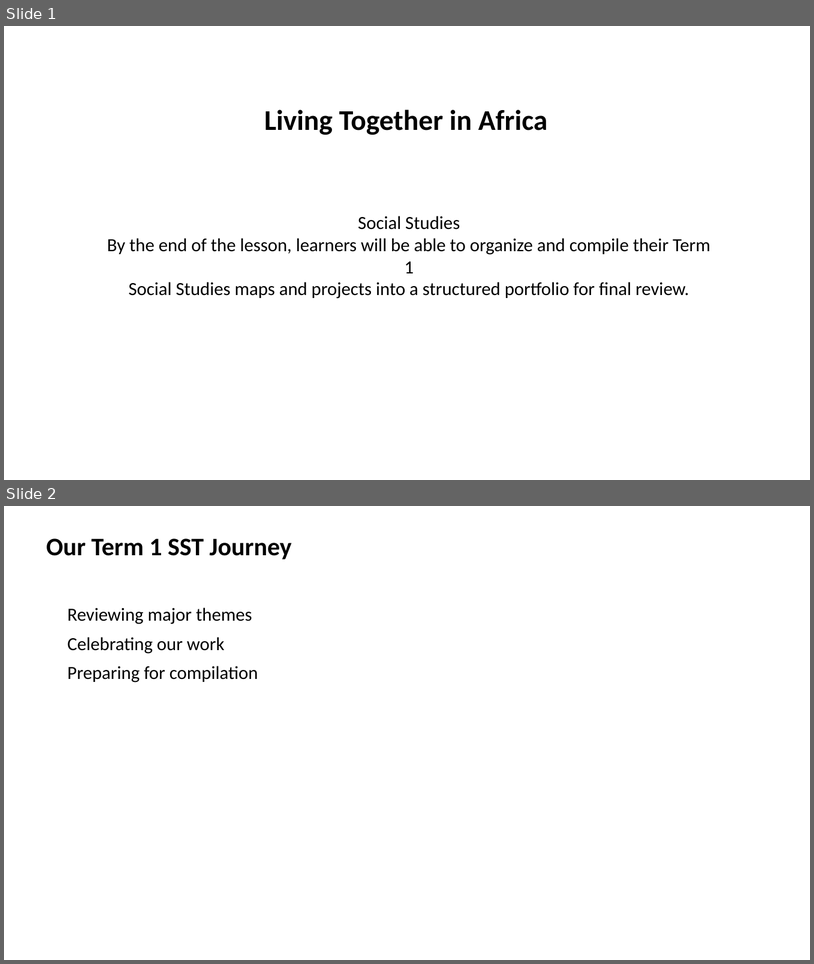
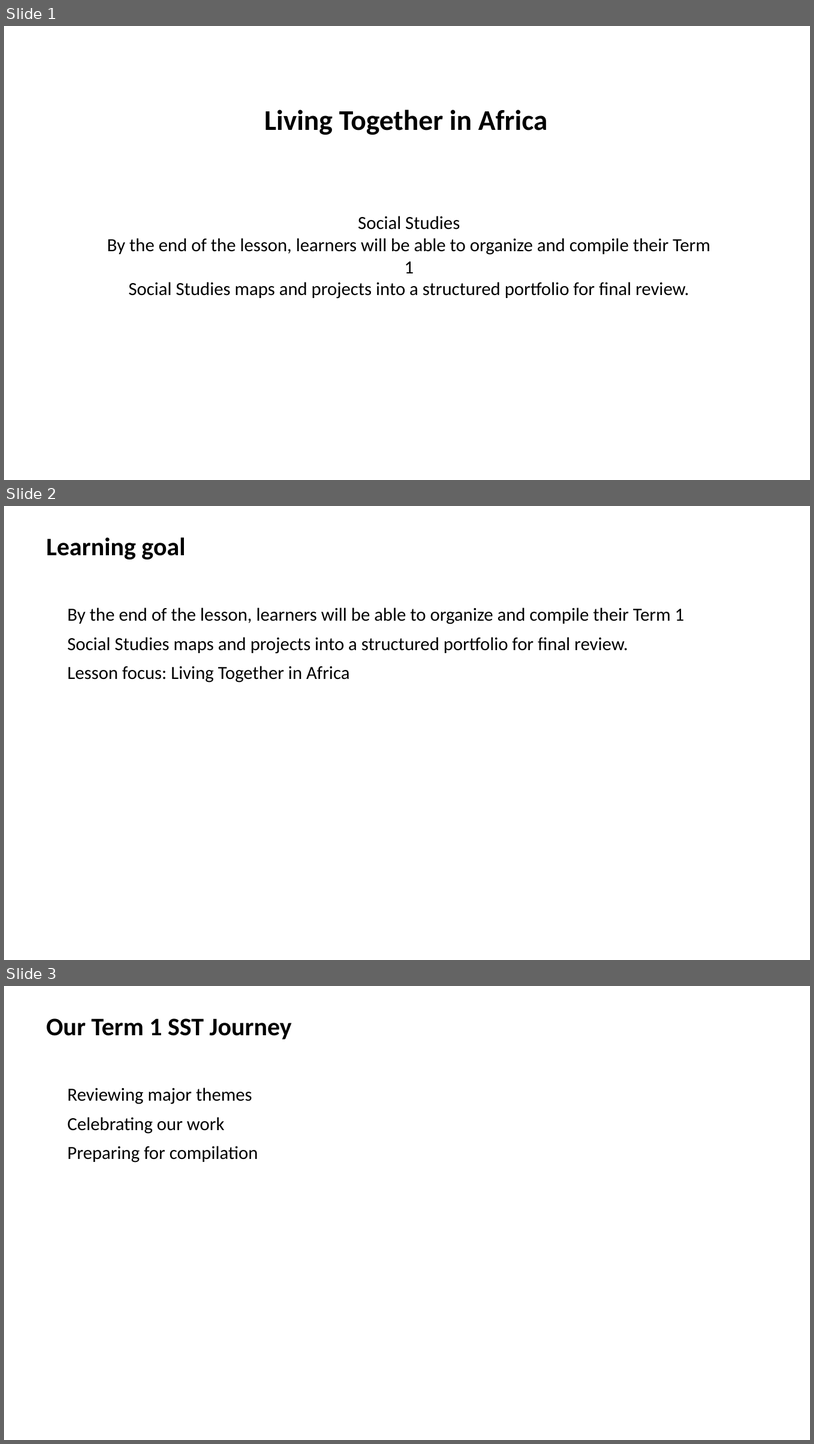
Before and after one commit to yousunjung84-edu/uganda-p7-mvp-20260629, a slide deck: uganda-p7-mvp/p7_t1_social_studies_1205/p7_t1_social_studies_1205.pptx. Shown one above the other, each under a label of ours: slides 1 and 2 before the commit, slides 1, 2 and 3 after it. The pictures are 814x964 and 814x1444 pixels, drawn with LibreOffice and Linux fonts; fonts in the diff are those of the drawing. Boxes give left, top, right and bottom in pixels: in the first picture for what was removed or moved away, otherwise in the second. Text is boxed around its words. In the diff, an @@ line names an element or a change of style, - is before the commit and + after.

```diff
--- a/uganda-p7-mvp/p7_t1_social_studies_1205/p7_t1_social_studies_1205.pptx
+++ b/uganda-p7-mvp/p7_t1_social_studies_1205/p7_t1_social_studies_1205.pptx
@@ slide 2 added at box(4, 506, 810, 960), background #FFFFFF @@
@@ text added at box(46, 537, 185, 559), 30 pt, text #000000, bold @@
+Learning goal
@@ text added at box(68, 607, 685, 682), 22 pt, text #000000 @@
+By the end of the lesson, learners will be able to organize and compile their Term 1
+Social Studies maps and projects into a structured portfolio for final review.
+Lesson focus: Living Together in Africa
@@ what was slide 2 is now slide 3 @@
```
Also in this commit, not shown: 1 other slide added, 42 other files.
